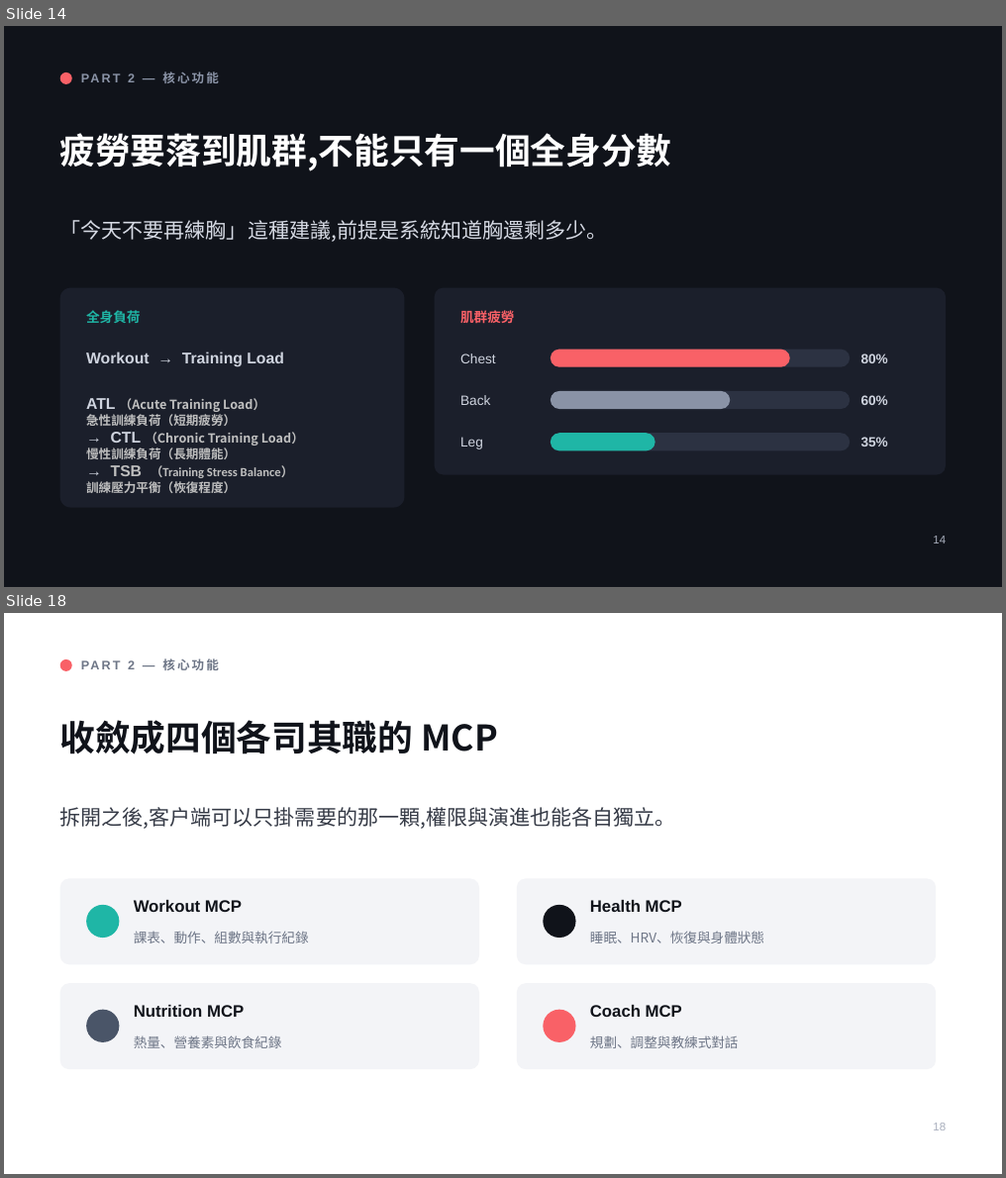
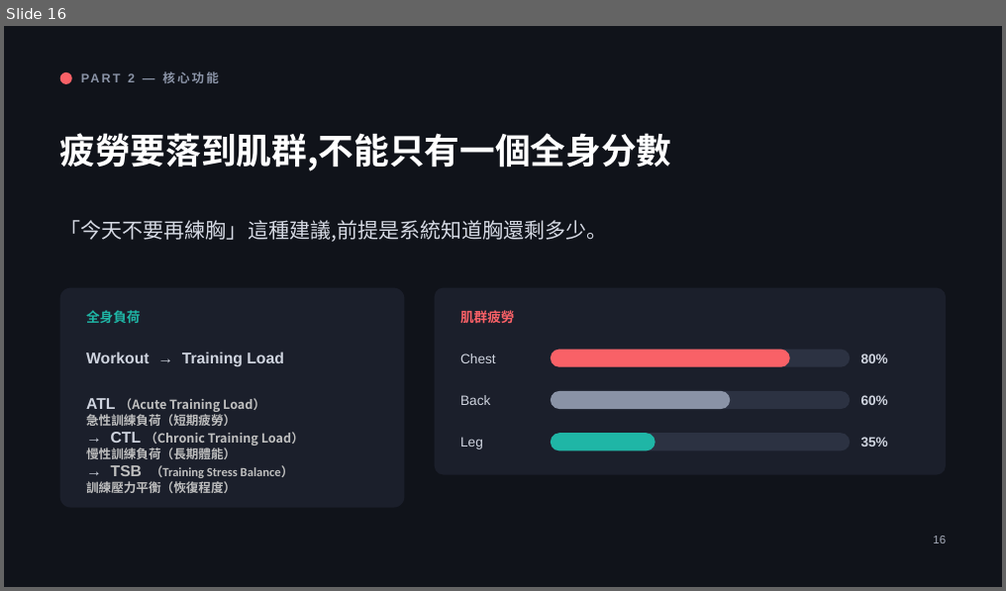
Before and after one commit to henryyeh182/evidra, a slide deck: docs/Fitness-MCP-Product-Vision.pptx. Shown one above the other, each under a label of ours: slides 14 and 18 before the commit, slide 16 after it; the slides between them are not shown. The pictures are 1006x1178 and 1006x591 pixels, drawn with LibreOffice and Linux fonts; fonts in the diff are those of the drawing. Boxes give left, top, right and bottom in pixels: in the first picture for what was removed or moved away, otherwise in the second. Text is boxed around its words. In the diff, an @@ line names an element or a change of style, - is before the commit and + after.

```diff
--- a/docs/Fitness-MCP-Product-Vision.pptx
+++ b/docs/Fitness-MCP-Product-Vision.pptx
@@ slide 18 removed at [4, 613, 1002, 1174], background #FFFFFF @@
@@ ellipse removed at [60, 660, 72, 671] @@
@@ text removed at [128, 659, 219, 670] @@
-PART 2 — 核心功能
@@ text removed at [60, 720, 498, 755] @@
-收斂成四個各司其職的 MCP
@@ text removed at [60, 807, 676, 829] @@
-拆開之後,客戶端可以只掛需要的那一顆,權限與演進也能各自獨立。
@@ rounded rectangle removed at [60, 878, 479, 964] @@
@@ rounded rectangle removed at [517, 878, 936, 964] @@
@@ ellipse removed at [86, 905, 119, 938] @@
@@ text removed at [134, 900, 242, 912] @@
-Workout MCP
@@ ellipse removed at [543, 905, 576, 938] @@
@@ text removed at [590, 900, 682, 912] @@
-Health MCP
@@ text removed at [134, 931, 309, 944] @@
-課表、動作、組數與執行紀錄
@@ text removed at [590, 931, 764, 944] @@
-睡眠、HRV、恢復與身體狀態
@@ rounded rectangle removed at [60, 983, 479, 1069] @@
@@ rounded rectangle removed at [517, 983, 936, 1069] @@
@@ ellipse removed at [86, 1010, 119, 1043] @@
@@ text removed at [134, 1005, 244, 1017] @@
-Nutrition MCP
@@ ellipse removed at [543, 1010, 576, 1043] @@
@@ text removed at [590, 1005, 682, 1017] @@
-Coach MCP
@@ text removed at [134, 1036, 282, 1049] @@
-熱量、營養素與飲食紀錄
@@ text removed at [590, 1036, 739, 1049] @@
-規劃、調整與教練式對話
@@ text removed at [933, 1123, 945, 1131] @@
-18
@@ what was slide 14 is now slide 16 @@
@@ slide 16 changed as well @@
@@ text at [933, 536, 945, 544]: text changed @@
-14
+16
```
Also in this commit, not shown: 22 other slides changed, 6 slides added, 2 other slides removed.
